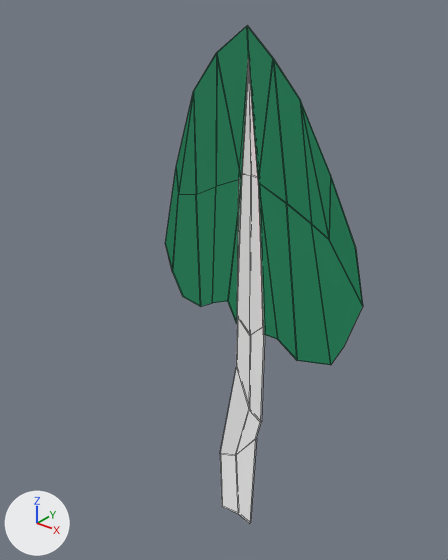
Renders of the FBX model Assets/Art/Models/Vegetables/Chard/Chard.fbx from each side of a commit.
The view is the same before and after, from a 50 mm lens placed at (0.142, -0.184, 0.243), pointed at (0.002, -0.008, 0.134). Lighting does not change. The marker at lower left points along +X, +Y and +Z. Mesh edges are drawn as thin lines. Where no turn or scale is listed for an object, it has been applied to the vertices. Vertices at the same position are counted once.

Names of what the first picture shows: 'Chard'.
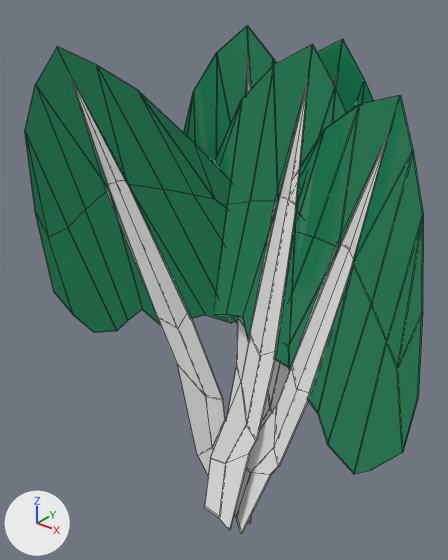
Commit message: Chard model change

Location of each change, [x1, y1, x2, y2] in pixels of the pictures (448 x 560 px):
'Chard', reshaped (101% wider)
    before: [165, 25, 363, 524]
    after: [25, 25, 424, 533]
part 1 of me_plane_012, added (green)
    after: [260, 39, 374, 429]
part 2 of me_plane_012, added (green)
    after: [234, 95, 424, 533]
part 3 of me_plane_012, added (green)
    after: [25, 46, 238, 475]
part 4 of me_plane_012, added
    after: [204, 44, 347, 530]

Edits to the bpy script that builds the scene:
```text
Change me_plane_012:
    where me_plane_012.from_pydata(...)  # 91 vertices, 96 faces; spans x -0.043..0.057, y -0.001..0.007, z 0.0..0.228
    used by ob_chard; location = (0.0, 0.0, 0.0)
    me_plane_012 part 1: the loose piece of 91 vertices spanning x -0.043..0.057, y -0.001..0.007, z 0.0..0.228 is copied, and the copy is multiplied about its middle by the matrix ((0.983, 0.08, 0.163), (-0.081, 0.997, 0.001), (-0.162, -0.014, 0.987)), then moved by (0.014, 0.008, -0.002); it spans x -0.024..0.074, y 0.006..0.017, z -0.001..0.225
    me_plane_012 part 2: the loose piece of 91 vertices spanning x -0.043..0.057, y -0.001..0.007, z 0.0..0.228 is copied, and the copy is multiplied about the mesh origin by the matrix ((0.868, 0.395, 0.301), (-0.384, 0.918, -0.097), (-0.315, -0.031, 0.949)); it spans x -0.005..0.094, y -0.033..0.008, z -0.003..0.215
    me_plane_012 part 3: the loose piece of 91 vertices spanning x -0.043..0.057, y -0.001..0.007, z 0.0..0.228 is copied, and the copy is multiplied about its middle by the matrix ((0.824, -0.52, -0.226), (0.484, 0.853, -0.195), (0.294, 0.051, 0.954)), then moved by (-0.032, -0.015, -0.001); it spans x -0.072..0.012, y -0.044..0.01, z 0.001..0.221
    me_plane_012 part 4: the loose piece of 91 vertices spanning x -0.043..0.057, y -0.001..0.007, z 0.0..0.228 is copied, and the copy is multiplied about its middle by the matrix ((0.983, 0.08, 0.163), (-0.081, 0.997, 0.001), (-0.162, -0.014, 0.987)), then moved by (0.012, -0.008, -0.003); it spans x -0.026..0.072, y -0.009..0.001, z -0.001..0.224
```
